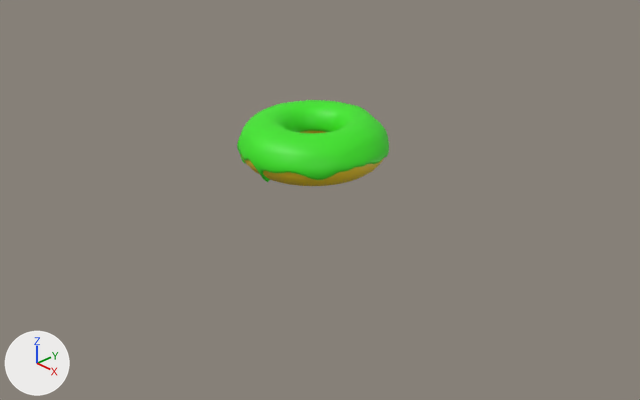
The Blender file Donut.blend: old version first, new version second.
Rendered twice from a camera (50 mm lens) standing at (10.7, -10.08, 6.05) and looking at (0.44, -0.26, -0.91). The lights are fixed; the arrows at lower left show +X, +Y and +Z.

Objects in the first picture: 'Donut', 'icing'.
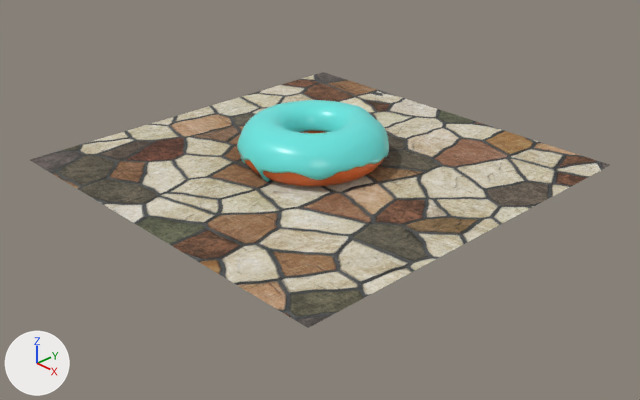
The newer file is also turned or shifted as a whole; pictures and numbers use the older file's frame.

What differs and where, as boxes [x1, y1, x2, y2] in the pictures (640 x 400 px):
'Plane', added
    after: [30, 72, 610, 328]
'icing', recoloured (green to cyan)
    both: [237, 100, 389, 182]
'Donut', recoloured (yellow to brown)
    both: [241, 131, 384, 186]

The edits, one by one:
Picture 'Wall_Stone_Fieldstone_001_roughness.png' (img_wall_stone_fieldstone_001_roughness_png) is new.
Picture 'Wall_Stone_Fieldstone_001_basecolor.png' (img_wall_stone_fieldstone_001_basecolor_png) is new.
Picture 'Wall_Stone_Fieldstone_001_normal.png' (img_wall_stone_fieldstone_001_normal_png) is new.
Material 'Material' (mat_material) changes colour from yellow #e7c51e to orange #e77034; in linear values from (0.8, 0.557, 0.0132) to (0.801, 0.162, 0.0341).
Material 'Material.001' (mat_material_001) changes colour from green #3be71c to cyan #6be7e2; in linear values from (0.0432, 0.8, 0.0117) to (0.146, 0.8, 0.758).
Material 'Material.002' (mat_material_002) is new.
Uses the picture img_wall_stone_fieldstone_001_basecolor_png.
Uses the picture img_wall_stone_fieldstone_001_normal_png.
Uses the picture img_wall_stone_fieldstone_001_roughness_png.
Mesh me_plane is new.
It has 4 vertices, 1 face and spans x -1.0..1.0, y -1.0..1.0, z 0.0.
It uses material mat_material_002.
Object 'Plane' (ob_plane) is new; it shows me_plane.
Its location is (0.08, 0.03, -0.38).
Its scale is (3.7, 3.7, 3.7).
